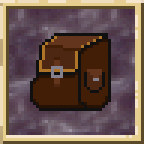
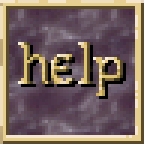
Layers edited between the first and the second 144 x 144 image:
hid group "Inv" (1 layers) over [30, 33, 111, 111]
showed group "Help BTN" (2 layers) over [18, 42, 126, 99]
painted on "Help" over [93, 45, 123, 96]
painted on "Help copy" over [96, 48, 126, 99]
